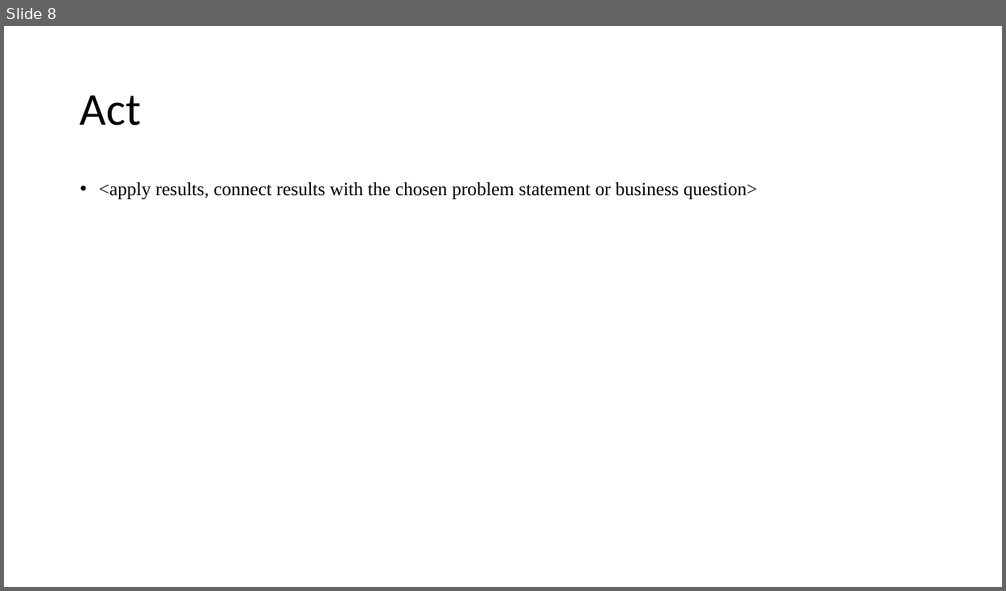
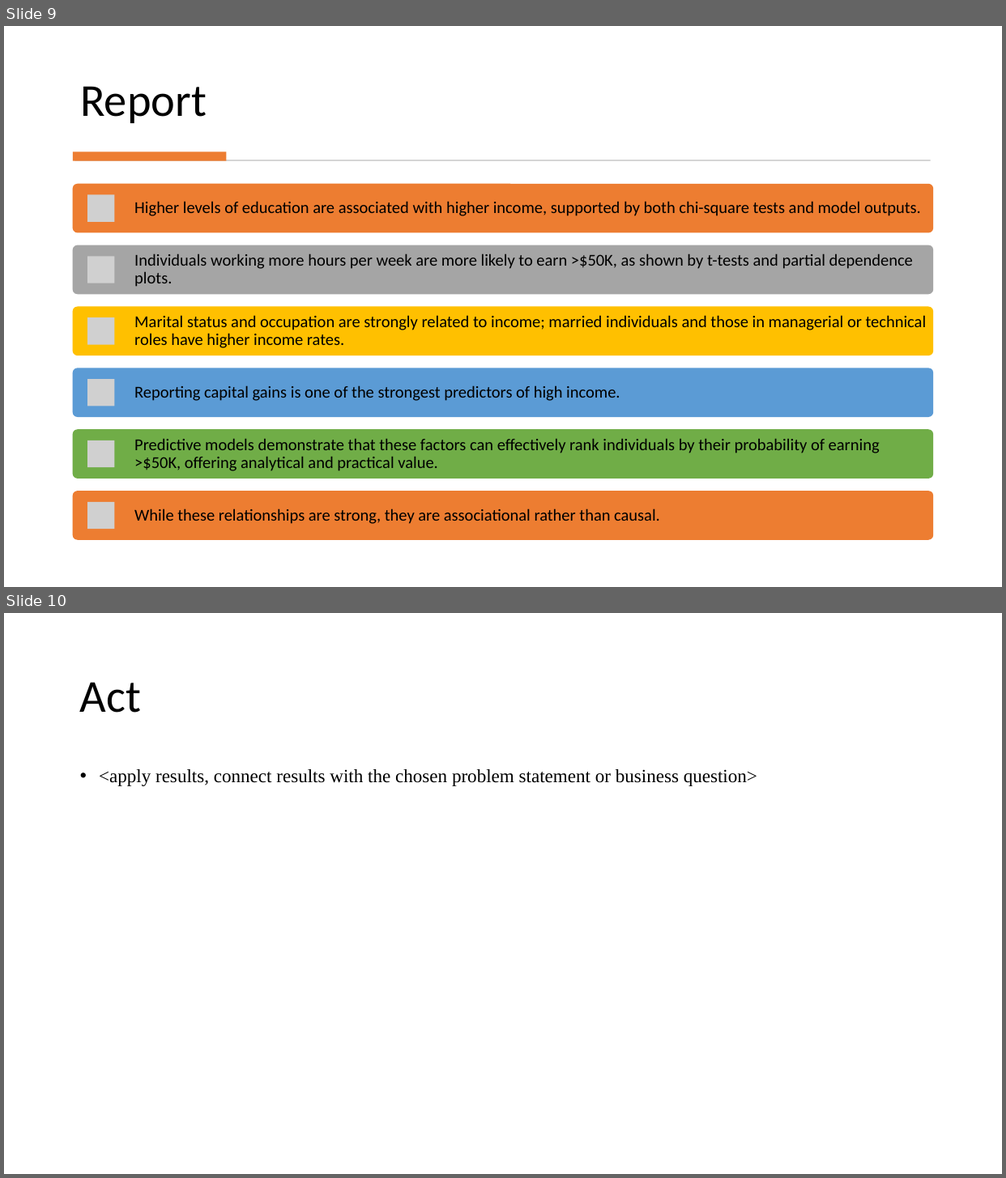
Before and after one commit to jpadwor1/ANA500, a slide deck: ANA500_Micro-Project_1.pptx. Shown one above the other, each under a label of ours: slide 8 before the commit, slides 9 and 10 after it. The pictures are 1006x591 and 1006x1178 pixels, drawn with LibreOffice and Linux fonts; fonts in the diff are those of the drawing; grey boxes stand for pictures. Boxes give left, top, right and bottom in pixels: in the first picture for what was removed or moved away, otherwise in the second. Text is boxed around its words. In the diff, an @@ line names an element or a change of style, - is before the commit and + after.

Commit message:
add additional EDA to support modeling

```diff
--- a/ANA500_Micro-Project_1.pptx
+++ b/ANA500_Micro-Project_1.pptx
@@ slide 9 added at (4, 26, 1002, 587), background #FFFFFF @@
@@ title added at (80, 86, 206, 123), 44 pt, text #000000 @@
+Report
@@ rectangle added at (73, 152, 226, 160), fill #ED7D31 @@
@@ rectangle added at (75, 160, 931, 161), fill #D5D5D5 @@
@@ group added at (73, 184, 934, 540): 6 rounded rectangles, 6 pictures, 6 texts @@
+Higher levels of education are associated with higher income, supported by both chi-square tests and model outputs.
+Individuals working more hours per week are more likely to earn >$50K, as shown by t-tests and partial dependence plots.
+Marital status and occupation are strongly related to income; married individuals and those in managerial or technical roles have higher income rates.
+Reporting capital gains is one of the strongest predictors of high income.
+Predictive models demonstrate that these factors can effectively rank individuals by their probability of earning >$50K, offering analytical and practical value.
+While these relationships are strong, they are associational rather than causal.
@@ what was slide 8 is now slide 10 @@
```
Also in this commit, not shown: 5 slides changed, 3 other slides added, 2 slides removed, 4 other files.
